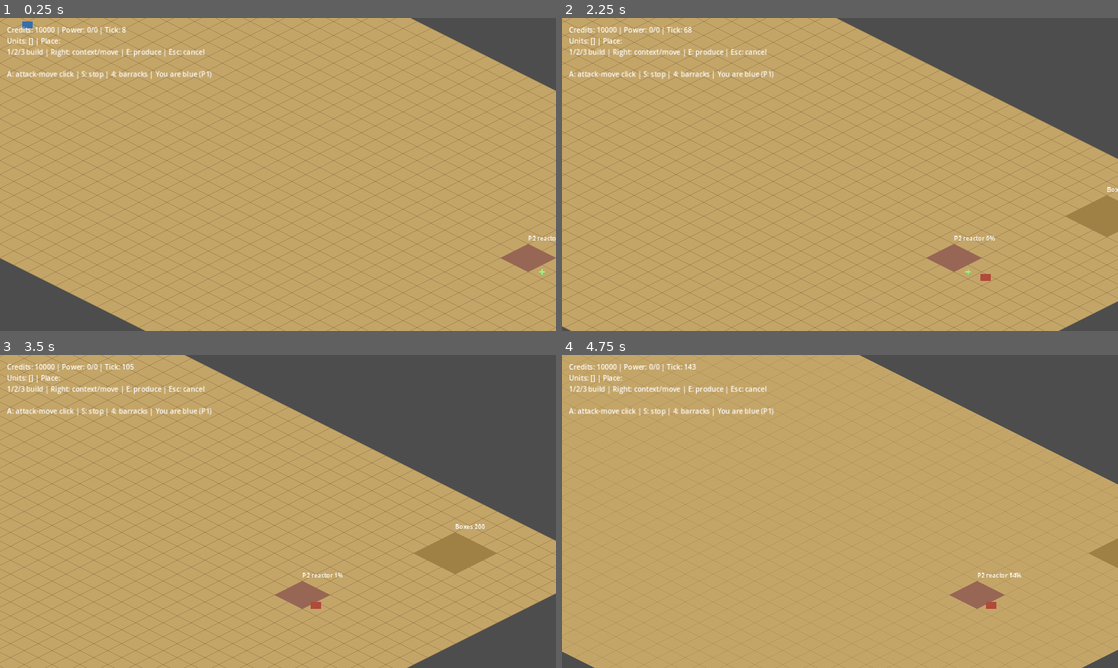
Above: before the commit, frames 1-4 (two rows, left to right).
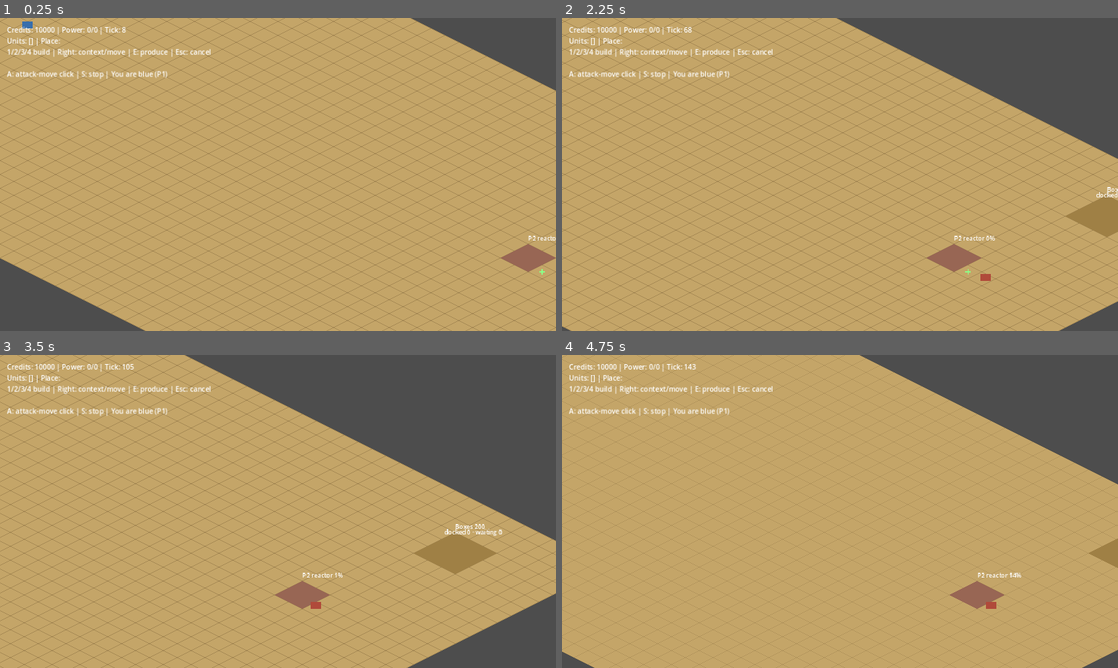
Above: after the commit, the same moments.

Repository: pdstuber/wargrid
Game: Godot game, scene res://scenes/skirmish.tscn
Two runs of this game, one before a commit and one after it. Both use one fixed random seed, a clock stepped at 60 frames per second and the inputs below. This scene is started directly instead of the project's main scene.
Inputs (mouse positions are in pixels of both pictures, inside the frame that each line leads up to):
- Up to frame 1 (0.25 s): no input
- Up to frame 2 (2.25 s): tap Enter at 0.5 s; move the mouse to (962, 158) at 0.52 s; hold Right (ui_right) 0.53-1.25 s; tap E at 0.6 s; click (962, 158) at 0.67 s; drag from (728, 190) to (812, 237) at 1.27 s; tap Space at 2 s; move the mouse to (895, 105) at 2.02 s; hold Right (ui_right) from 2.03 s (still down); tap A (camera_left) at 2.1 s; click (895, 105) at 2.17 s
- Up to frame 3 (3.5 s): tap E at 2.3 s; release Right (ui_right) at 2.75 s; drag from (250, 574) to (111, 464) at 2.77 s
- Up to frame 4 (4.75 s): tap Enter at 3.5 s; move the mouse to (1006, 558) at 3.52 s; hold Left (ui_left) 3.53-4.25 s; tap W (camera_up) at 3.6 s; click (1006, 558) at 3.67 s; tap E at 3.8 s; tap Escape (deselect) at 4.15 s; drag from (673, 464) to (756, 433) at 4.27 s

The runs differ from the first frame. In frame 1, 0.6% of the frame differs, in the area x 4-39%, y 9-20%; in frame 2, 0.6%; in frame 3, 0.7%, in the area x 4-91%, y 9-58%; in frame 4, 0.6%.

Commit message:
Show enemy info, rally marker and pile queue
Presentation only: reads snapshots, no trace change.

Diff:
--- a/game/scripts/base_main.gd
+++ b/game/scripts/base_main.gd
@@ -24,6 +24,9 @@
 
 func _placement_kinds() -> Dictionary:
 	return {KEY_1:"reactor",KEY_2:"depot",KEY_3:"factory"}
+
+func _build_hint() -> String:
+	return "1/2/3 build"
 
 func _production_kind(building: Dictionary) -> String:
 	return Definitions.building(building.kind).produces
@@ -54,7 +57,7 @@
 	var building: Dictionary = _building(state,selected_building_id)
 	var detail: String = "Units: " + str(selected_ids)
 	if not building.is_empty(): detail = "%s #%d | Work %d/%d" % [building.kind,building.id,building.work,Definitions.building(building.kind).ticks * 1000]
-	_status.text = "Credits: %d | Power: %d/%d | Tick: %d\n%s | Place: %s\n1/2/3 build | Right: context/move | E: produce | Esc: cancel\n%s" % [player.credits,player.power_supply,player.power_demand,state.tick,detail,_placement_kind,_error]
+	_status.text = "Credits: %d | Power: %d/%d | Tick: %d\n%s | Place: %s\n%s | Right: context/move | E: produce | Esc: cancel\n%s" % [player.credits,player.power_supply,player.power_demand,state.tick,detail,_placement_kind,_build_hint(),_error]
 	$HUD/Economy/Produce.visible = not building.is_empty() and building.completed and not _production_kind(building).is_empty()
 	$HUD/Economy/CancelBuild.visible = not building.is_empty() and not building.completed
 	_refresh_queue(building.get("queue",[]))
@@ -135,7 +138,7 @@
 	if event is InputEventMouseButton:
 		var plane: Vector2 = _view.make_canvas_position_local(event.position)
 		if event.button_index == MOUSE_BUTTON_RIGHT and event.pressed and not is_selecting():
-			if _context_order(_view.pick_object(plane)): return
+			if _context_order(_view.pick_object(plane)) or _set_rally(plane): return
 		if event.button_index == MOUSE_BUTTON_LEFT and not event.pressed and is_selecting():
 			_update_drag(event.position)
 			var building: Dictionary = _building(simulation.snapshot(),_view.pick_object(plane))
@@ -175,6 +178,13 @@
 		return true
 	return false
 
+func _set_rally(plane: Vector2) -> bool:
+	var building: Dictionary = _building(simulation.snapshot(),selected_building_id)
+	if building.is_empty() or building.owner != 1 or not building.kind in ["barracks","factory"]: return false
+	var cell: Vector2 = Iso.plane_to_world(plane).floor() + Vector2(.5,.5)
+	_submit({"type":"set_rally","building_id":building.id,"target":[cell.x,cell.y]})
+	return true
+
 func _produce_selected() -> void:
 	var building: Dictionary = _building(simulation.snapshot(),selected_building_id)
 	if building.is_empty(): return
--- a/game/scripts/presentation/world_view.gd
+++ b/game/scripts/presentation/world_view.gd
@@ -7,6 +7,7 @@
 var _state: Dictionary = {}
 var _selected_ids: Array[int] = []
 var _last_points: Dictionary = {}
+var _inspected_id: int = -1
 const OwnerColors := {1: Color("376eac"), 2: Color("b04a3a")}
 
 static func owner_color(owner: int) -> Color:
@@ -38,10 +39,10 @@
 		if Rect2(Vector2(building.origin[0], building.origin[1]), Vector2(definition.footprint)).has_point(point): return building.id
 	return -1
 
-func pick_entity(plane_point: Vector2) -> int:
+func pick_entity(plane_point: Vector2, any_owner: bool = false) -> int:
 	for i in range(_state.get("entities", []).size() - 1, -1, -1):
 		var unit: Dictionary = _state.entities[i]
-		if unit.owner == 1 and _vehicle_bounds(unit).has_point(plane_point):
+		if (any_owner or unit.owner == 1) and _vehicle_bounds(unit).has_point(plane_point):
 			return unit.id
 	return -1
 
@@ -51,7 +52,9 @@
 	_draw_terrain()
 	for source in _state.get("sources",[]):
 		_draw_footprint(source.origin,Vector2i(3,3),Color("9f8045"),_selected_ids.has(source.id))
-		_draw_text(source.origin,"Boxes %d" % source.boxes)
+		var lines: PackedStringArray = pile_lines(source)
+		_draw_text(source.origin,lines[0])
+		_draw_text([source.origin[0],source.origin[1] + 0.8],lines[1])
 	for building in _state.get("buildings",[]):
 		var definition: Dictionary = Definitions.building(building.kind)
 		if definition.is_empty(): continue
@@ -75,6 +78,8 @@
 			draw_line(point - Vector2(6, 0), point + Vector2(6, 0), Color("8cff87"), 2.0)
 			draw_line(point - Vector2(0, 6), point + Vector2(0, 6), Color("8cff87"), 2.0)
 	_draw_focus()
+	_draw_inspected()
+	_draw_rally()
 	_draw_cues()
 
 func _draw_health(top_left: Vector2, object: Dictionary, selected: bool) -> void:
@@ -101,6 +106,44 @@
 		var polygon := _cell_polygon(Vector2(building.origin[0], building.origin[1]), Vector2(definition.footprint))
 		polygon.append(polygon[0])
 		draw_polyline(polygon, Color("ff3b30"), 3.0 if targets[building.id] else 1.5)
+
+func set_inspected(id: int) -> void:
+	_inspected_id = id
+	queue_redraw()
+
+func _draw_inspected() -> void:
+	for unit in _state.get("entities", []):
+		if unit.id == _inspected_id: draw_rect(_vehicle_bounds(unit).grow(2.0), Color("ff3b30"), false, 2.0)
+	for building in _state.get("buildings", []):
+		var definition: Dictionary = Definitions.building(building.kind)
+		if building.id != _inspected_id or definition.is_empty(): continue
+		var polygon := _cell_polygon(Vector2(building.origin[0], building.origin[1]), Vector2(definition.footprint))
+		polygon.append(polygon[0])
+		draw_polyline(polygon, Color("ff3b30"), 2.0)
+
+func rally_marker() -> Array:
+	for building in _state.get("buildings", []):
+		if _selected_ids.has(building.id) and building.owner == 1 and building.has("rally"): return building.rally
+	return []
+
+func _draw_rally() -> void:
+	var marker: Array = rally_marker()
+	if marker.is_empty(): return
+	var point: Vector2 = Iso.world_to_plane(Vector2(marker[0], marker[1]))
+	draw_line(point, point + Vector2(0, -22), Color("8cff87"), 2.0)
+	draw_colored_polygon(PackedVector2Array([point + Vector2(0, -22), point + Vector2(12, -18), point + Vector2(0, -14)]), Color("8cff87"))
+
+func pile_lines(source: Dictionary) -> PackedStringArray:
+	var waiting: int = 0
+	for unit in _state.get("entities", []):
+		if unit.get("collection") != null and unit.collection.target_id == source.id and unit.collection.phase == "waiting_source": waiting += 1
+	return PackedStringArray(["Boxes %d" % source.boxes, "docked %d · waiting %d" % [0 if source.active_collector_id == null else 1, waiting]])
+
+static func line_position(entities: Array, unit: Dictionary) -> int:
+	var place: int = 1
+	for other in entities:
+		if other.get("collection") != null and other.id < unit.id and other.collection.target_id == unit.collection.target_id and other.collection.phase.begins_with("waiting_"): place += 1
+	return place
 
 func _draw_cues() -> void:
 	for event in _state.get("combat_events", []):
--- a/game/scripts/skirmish_main.gd
+++ b/game/scripts/skirmish_main.gd
@@ -1,7 +1,9 @@
 extends "res://scripts/base_main.gd"
 
 const Skirmish = preload("res://scripts/simulation/skirmish.gd")
+const View = preload("res://scripts/presentation/world_view.gd")
 var _attack_move_mode: bool = false
+var inspected_id: int = -1
 
 func _ready() -> void:
 	super._ready()
@@ -13,6 +15,9 @@
 func _step_simulation() -> void:
 	Skirmish.issue_opponent(simulation)
 	simulation.step()
+
+func _build_hint() -> String:
+	return "1/2/3/4 build"
 
 func _placement_kinds() -> Dictionary:
 	var kinds: Dictionary = super._placement_kinds()
@@ -33,6 +38,7 @@
 	simulation = _create_simulation()
 	selected_ids.clear()
 	selected_building_id = -1
+	inspected_id = -1
 	_placement_kind = ""
 	_pending_placement = ""
 	_attack_move_mode = false
@@ -52,9 +58,23 @@
 func _ground(event: InputEventMouseButton) -> Vector2:
 	return Iso.plane_to_world(_view.make_canvas_position_local(event.position))
 
+func _finish_selection(point: Vector2) -> void:
+	super._finish_selection(point)
+	inspected_id = -1
+	if not _dragged and selected_ids.is_empty(): inspected_id = _enemy_at(_view.make_canvas_position_local(point))
+	_refresh()
+
+func _enemy_at(plane: Vector2) -> int:
+	var id: int = _view.pick_entity(plane, true)
+	if id == -1: return _view.pick_target(plane, 1)
+	for unit in simulation.snapshot().entities:
+		if unit.id == id: return id if unit.owner != 1 else -1
+	return -1
+
 func _unhandled_input(event: InputEvent) -> void:
 	if simulation.match_over():
 		return
+	if event.is_action_pressed("deselect"): inspected_id = -1
 	if not _placement_kind.is_empty():
 		super._unhandled_input(event)
 		return
@@ -87,8 +107,32 @@
 		if unit.id != selected_ids[0]: continue
 		var line: String = "%s #%d HP %d/%d" % [unit.kind, unit.id, unit.hp / 1000, unit.max_hp / 1000]
 		if unit.combat != null: line += " | %s%s" % [unit.combat.mode, "" if unit.combat.target_id == null else " -> #" + str(unit.combat.target_id)]
+		if unit.collection != null and unit.collection.enabled: line += _collection_suffix(state, unit)
 		return line + "\n"
 	return ""
+
+func _collection_suffix(state: Dictionary, unit: Dictionary) -> String:
+	var line: String = " | " + unit.collection.phase
+	if unit.collection.phase.begins_with("waiting_"): line += " (%s in line)" % _ordinal(View.line_position(state.entities, unit))
+	return line
+
+func _ordinal(n: int) -> String:
+	var suffix: String = "th" if n % 100 in [11, 12, 13] else {1: "st", 2: "nd", 3: "rd"}.get(n % 10, "th")
+	return str(n) + suffix
+
+func _inspected(state: Dictionary) -> Dictionary:
+	for key in ["entities", "buildings"]:
+		for object in state[key]:
+			if object.id == inspected_id: return object
+	return {}
+
+func _enemy_summary(state: Dictionary) -> String:
+	var object: Dictionary = _inspected(state)
+	if object.is_empty(): return ""
+	var line: String = "Enemy (P%d) %s #%d HP %d/%d" % [object.owner, object.kind, object.id, object.hp / 1000, object.max_hp / 1000]
+	var combat: Variant = object.get("combat")
+	if combat != null and combat.target_id != null: line += " | %s -> #%d" % [combat.mode, combat.target_id]
+	return line + "\n"
 
 func _result_text(match_state: Dictionary) -> String:
 	if match_state.status == "ongoing": return ""
@@ -99,8 +143,10 @@
 	super._refresh_hud(state)
 	var result: String = _result_text(state.match)
 	var building: Dictionary = _building(state, selected_building_id)
+	if _inspected(state).is_empty(): inspected_id = -1
+	_view.set_inspected(inspected_id)
 	$HUD/Economy/Produce.text = "Produce %s (E)" % _production_kind(building) if not building.is_empty() else "Produce (E)"
-	_status.text += "\n" + _selected_summary(state) + ("A: attack-move click | S: stop | 4: barracks | You are blue (P1)" if result.is_empty() else "")
+	_status.text += "\n" + (_selected_summary(state) + _enemy_summary(state)) + ("A: attack-move click | S: stop | You are blue (P1)" if result.is_empty() else "")
 	$HUD/Result.text = result
 	$HUD/Result.visible = not result.is_empty()
 	$HUD/Restart.visible = not result.is_empty()
--- a/game/tests/test_skirmish_scene.gd
+++ b/game/tests/test_skirmish_scene.gd
@@ -5,9 +5,10 @@
 const BaseScene = preload("res://tests/test_base_scene.gd")
 const View = preload("res://scripts/presentation/world_view.gd")
 const Iso = preload("res://scripts/presentation/isometric.gd")
+const Fixture = preload("res://tests/economy_fixture.gd")
 
 func cases() -> Array[Callable]:
-	return [test_skirmish_ready_and_tick, test_combat_context_input, test_match_hud_and_restart, test_combat_view, test_hud_layout_and_focus]
+	return [test_skirmish_ready_and_tick, test_combat_context_input, test_match_hud_and_restart, test_combat_view, test_hud_layout_and_focus, test_hud_build_line, test_enemy_selection_read_only, test_rally_input_and_marker, test_supply_pile_labels]
 
 func _setup(runner):
 	var main = Scene.instantiate()
@@ -197,6 +198,108 @@
 	main.selected_ids.clear()
 	main._refresh()
 	runner.check(view.focus_targets().is_empty(), "K5 focus shows only for the selection")
+	main.inspected_id = ids.enemy
+	main._refresh()
+	runner.check(economy.position.y >= status.position.y + status.get_minimum_size().y, "K5 buttons below an inspected enemy line")
+	var pile: Dictionary = _pile_world(main)
+	main.selected_ids.assign([pile.waiting])
+	main._refresh()
+	runner.check(economy.position.y >= status.position.y + status.get_minimum_size().y, "K5 buttons below a queued collector line")
+	main.free()
+	return true
+
+func _pile_world(main) -> Dictionary:
+	var sim = Skirmish.create(false)
+	var source: int = sim.add_supply_source(Vector2i(8, 8), 10)
+	var first: int = sim.spawn(1, Vector2(9.5, 9.5), "collector")
+	var second: int = sim.spawn(1, Vector2(9.5, 9.5), "collector")
+	Fixture.send(sim, {"type": "gather", "entity_ids": [first, second], "source_id": source})
+	Fixture.steps(sim, 3)
+	sim.start_match([1, 2] as Array[int])
+	main.simulation = sim
+	main.selected_ids.clear()
+	main._refresh()
+	return {"source": source, "docked": first, "waiting": second}
+
+func test_hud_build_line(runner) -> bool:
+	var main = await _setup(runner)
+	var text: String = main.get_node("HUD/Status").text
+	runner.check(text.contains("1/2/3/4 build") and not text.contains("4: barracks"), "H1 skirmish build line, got " + text)
+	var base_helper = BaseScene.new()
+	var base = await base_helper.setup(runner)
+	var base_text: String = base.get_node("HUD/Status").text
+	runner.check(base_text.contains("1/2/3 build") and not base_text.contains("1/2/3/4"), "H1 base scene keeps 1/2/3 build")
+	base.free()
+	main.free()
+	return true
+
+func test_enemy_selection_read_only(runner) -> bool:
+	var helper = BaseScene.new()
+	var main = await _setup(runner)
+	var ids: Dictionary = _arena(main)
+	var enemy_point: Vector2 = Iso.world_to_plane(Vector2(15.5, 10.5)) + Vector2(0, -8)
+	helper.pointer(main, enemy_point, MOUSE_BUTTON_LEFT, true)
+	helper.pointer(main, enemy_point, MOUSE_BUTTON_LEFT, false)
+	var text: String = main.get_node("HUD/Status").text
+	runner.check(main.inspected_id == ids.enemy and main.selected_ids.is_empty(), "E1 left-click selects the enemy read-only and replaces own selection")
+	runner.check(text.contains("Enemy (P2) tank #%d HP 480/480" % ids.enemy), "E1 enemy line, got " + text)
+	var before: Dictionary = main.simulation.snapshot()
+	helper.key(main, KEY_E)
+	helper.key(main, KEY_A)
+	helper.key(main, KEY_S)
+	helper.pointer(main, enemy_point, MOUSE_BUTTON_RIGHT, true)
+	helper.pointer(main, Iso.world_to_plane(Vector2(20.5, 12.5)), MOUSE_BUTTON_RIGHT, true)
+	runner.check(main.simulation.snapshot() == before and not main._attack_move_mode and main.inspected_id == ids.enemy, "E1 E, A, S and right-clicks send nothing")
+	var own_point: Vector2 = Iso.world_to_plane(Vector2(10.5, 10.5)) + Vector2(0, -8)
+	helper.pointer(main, own_point, MOUSE_BUTTON_LEFT, true)
+	helper.pointer(main, own_point, MOUSE_BUTTON_LEFT, false)
+	runner.check(main.selected_ids == [ids.infantry] and main.inspected_id == -1, "E1 own click selects own unit and clears inspection")
+	helper.pointer(main, enemy_point, MOUSE_BUTTON_LEFT, true)
+	helper.pointer(main, enemy_point, MOUSE_BUTTON_LEFT, false)
+	main.simulation.remove_object(ids.enemy)
+	main._refresh()
+	runner.check(main.inspected_id == -1, "E1 dead enemy clears inspection")
+	main.free()
+	return true
+
+func test_rally_input_and_marker(runner) -> bool:
+	var helper = BaseScene.new()
+	var main = await _setup(runner)
+	var sim = Skirmish.create()
+	var barracks: int = Fixture.build(runner, sim, "barracks", Vector2i(12, 12))
+	main.simulation = sim
+	main.selected_ids.clear()
+	main._refresh()
+	var view = main.get_node("WorldView")
+	runner.check(view.rally_marker().is_empty(), "R1 no marker without a selection")
+	var click: Vector2 = Iso.world_to_plane(Vector2(13.5, 13.5))
+	helper.pointer(main, click, MOUSE_BUTTON_LEFT, true)
+	helper.pointer(main, click, MOUSE_BUTTON_LEFT, false)
+	runner.check(main.selected_building_id == barracks and view.rally_marker() == [16.5, 13.5], "R1 marker shows the default rally while selected")
+	helper.pointer(main, Iso.world_to_plane(Vector2(20.5, 14.5)), MOUSE_BUTTON_RIGHT, true)
+	var orders: Array = sim.snapshot().pending_commands.filter(func(command: Dictionary) -> bool: return command.type == "set_rally")
+	runner.check(orders.size() == 1 and orders[0].building_id == barracks and orders[0].target == [20.5, 14.5], "R1 right-click on ground issues set_rally for that cell")
+	main._physics_process(0.0)
+	runner.check(view.rally_marker() == [20.5, 14.5], "R1 marker follows the new rally")
+	helper.key(main, KEY_ESCAPE)
+	runner.check(view.rally_marker().is_empty(), "R1 marker absent when deselected")
+	main.free()
+	return true
+
+func test_supply_pile_labels(runner) -> bool:
+	var main = await _setup(runner)
+	var pile: Dictionary = _pile_world(main)
+	var view = main.get_node("WorldView")
+	var source: Dictionary = Fixture.object(main.simulation, pile.source)
+	runner.check(Fixture.object(main.simulation, pile.docked).collection.phase in ["loading"] and Fixture.object(main.simulation, pile.waiting).collection.phase == "waiting_source", "S1 fixture: one collector docked, one waiting")
+	runner.check(view.pile_lines(source) == PackedStringArray(["Boxes %d" % source.boxes, "docked 1 · waiting 1"]), "S1 pile label, got " + str(view.pile_lines(source)))
+	main.selected_ids.assign([pile.waiting])
+	main._refresh()
+	runner.check(main.get_node("HUD/Status").text.contains("waiting_source (1st in line)"), "S1 waiting collector shows its place in line")
+	main.selected_ids.assign([pile.docked])
+	main._refresh()
+	var text: String = main.get_node("HUD/Status").text
+	runner.check(text.contains("| loading") and not text.contains("in line"), "S1 docked collector shows its phase only")
 	main.free()
 	return true
 
Not shown, changed: docs/reference/m4.1-verification.md
